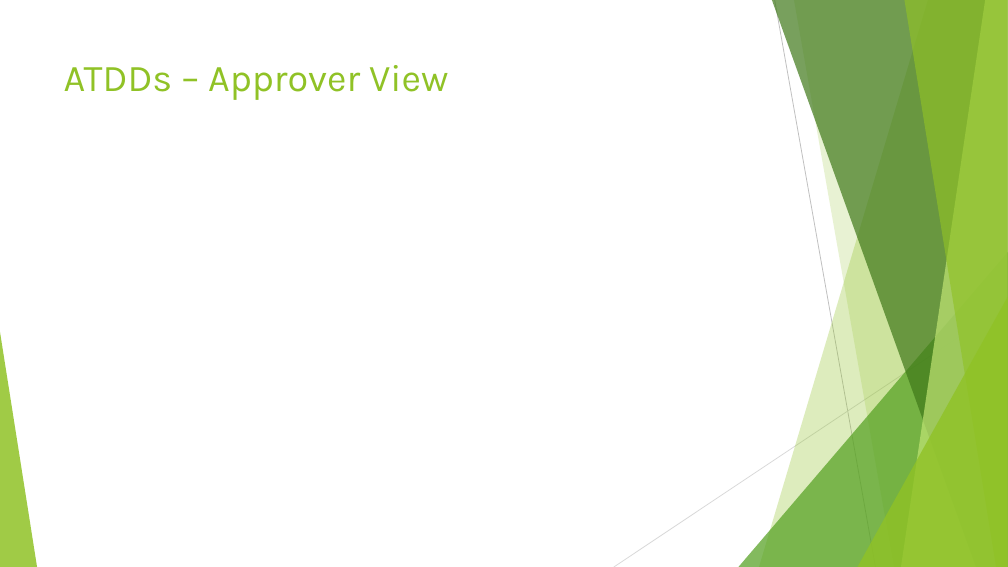
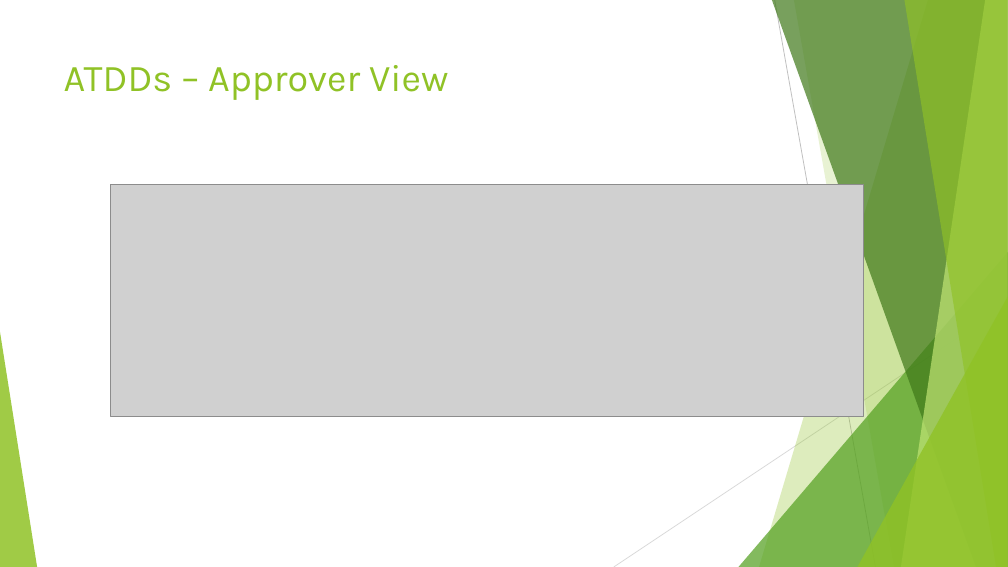
Before and after one commit to minbarix/ense470project, a slide deck: slide 4 of Milestone5.ppt. Drawn at 1008x567 pixels with LibreOffice and Linux fonts; fonts in the diff are those of the drawing; grey boxes stand for pictures. Boxes give left, top, right and bottom in pixels: in the first picture for what was removed or moved away, otherwise in the second. Text is boxed around its words. In the diff, an @@ line names an element or a change of style, - is before the commit and + after.

```diff
--- a/Milestone5.ppt
+++ b/Milestone5.ppt
@@ freeform shape at [793, 0, 1007, 567]: outline redrawn @@
@@ picture added at [110, 184, 863, 416] @@
```
Also in this commit, not shown: 6 other slides changed, 1 slide added.
